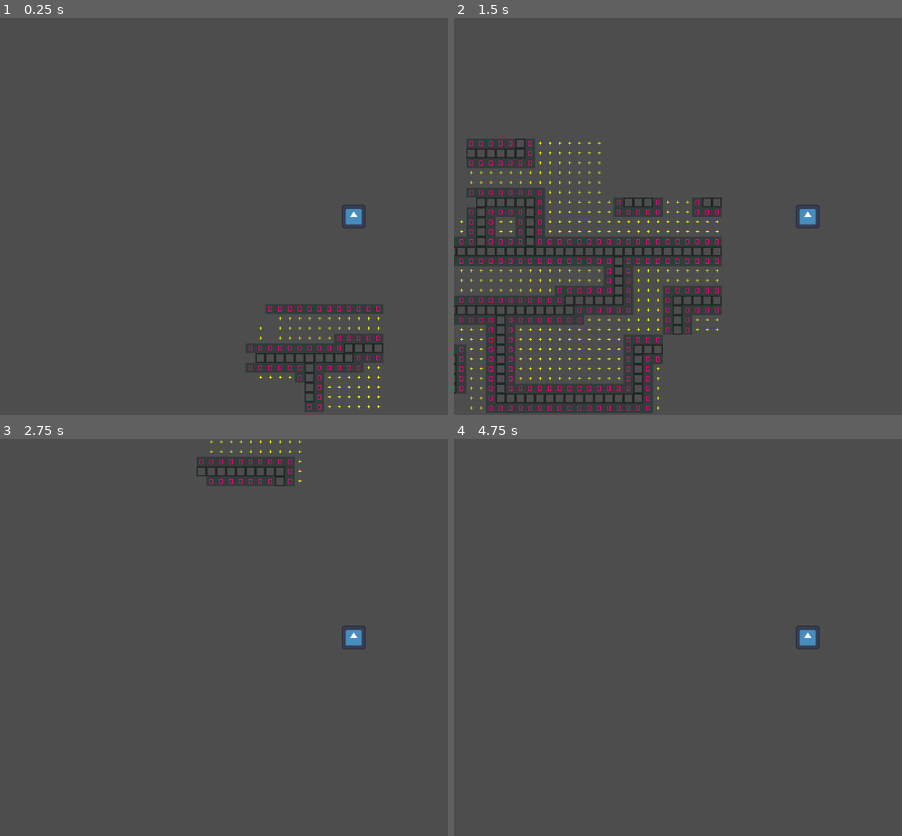
Above: before the commit, frames 1-4 (two rows, left to right).
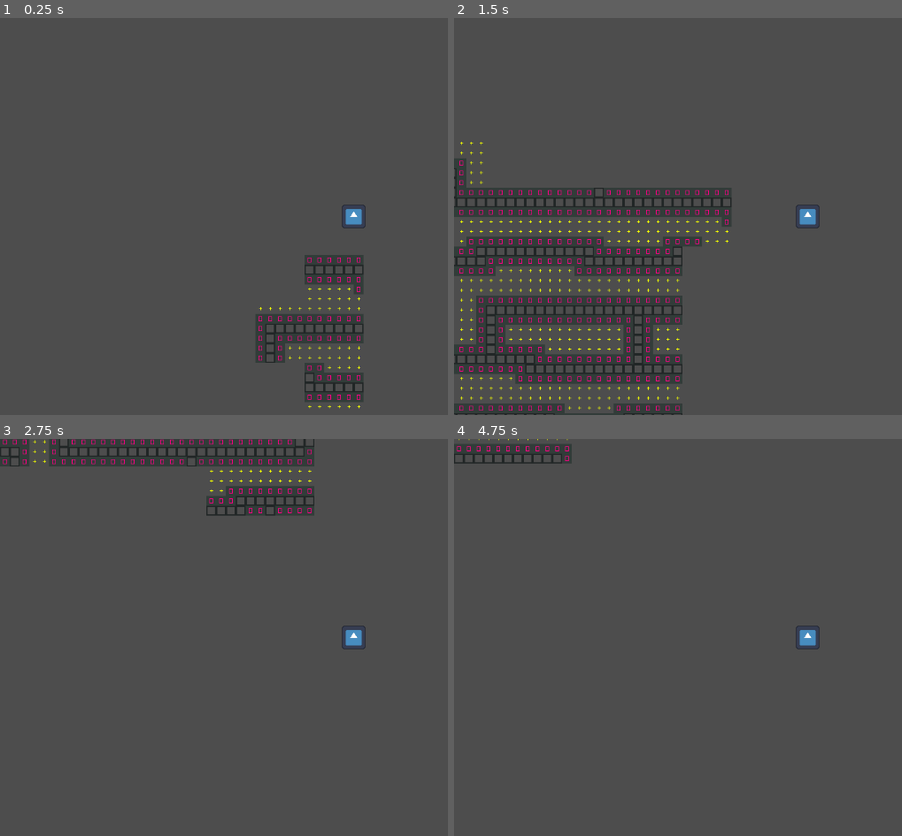
Above: after the commit, the same moments.

Repository: apia46/migration
Game: Godot game, scene res://world.tscn
Two runs of this game, one before a commit and one after it. Both use one fixed random seed, a clock stepped at 60 frames per second and the inputs below. The engine's default icon, where the game draws it, is replaced by a stand-in: a white triangle on a blue panel in a dark square.
Inputs:
- Up to frame 1 (0.25 s): no input
- Up to frame 2 (1.5 s): tap Enter (ui_accept) at 0.5, 0.77 s; hold Right (ui_right) from 0.53 s (still down)
- Up to frame 3 (2.75 s): tap Enter (ui_accept) at 1.52 s; release Right (ui_right) at 2.03 s; hold Left (ui_left) from 2.03 s (still down)
- Up to frame 4 (4.75 s): release Left (ui_left) at 2.78 s; hold Right (ui_right) 2.78-4.28 s; tap Enter (ui_accept) at 3.02, 3.5, 3.77, 4.25, 4.52 s; hold Left (ui_left) from 4.28 s (still down)

The runs differ from the first frame. In frame 1, 5.0% of the frame differs, in the area x 54-86%, y 59-100%; in frame 2, 14%, in the area x 0-62%, y 30-100%; in frame 3, 4.9%; in frame 4, 1.0%.

Commit message:
cache test

Diff:
--- a/procedural_generation/generator.gd
+++ b/procedural_generation/generator.gd
@@ -16,6 +16,7 @@
 var fails:int = 0
 var tiles_changed:Array[bool]
 var tiles_completed:int
+var cache:PackedInt32Array # all the tiles in Rect2i(gen_rect.position+Vector2i.ONE-model.base_pattern_size, gen_rect.size-Vector2i.ONE+model.base_pattern_size)
 
 var lowest_index:int
 var lowest_position:Vector2i
@@ -23,21 +24,27 @@
 var next_tick:Result = Result.NEXT
 enum Result { NEXT, RETRY, ADVANCE }
 
-var ticks:float = 10
+var ticks:int = 10
 
 var setupped:bool = false
+
+const EXPAND_MAX:int = 3
 
 func _process(delta: float) -> void:
 	print(delta," ", ticks)
-	setupped = false
-	for i in ceil(ticks):
+	# setupped = false
+	# for i in ceil(ticks):
+	# 	tick()
+	# if delta > 0.1 and ticks > 1 and !setupped: ticks -= 0.25
+	# if delta < 0.03 and ticks < 10 and !setupped: ticks += 0.25
+	for i in ticks:
 		tick()
-	if delta > 0.1 and ticks > 1 and !setupped: ticks -= 0.25
-	if delta < 0.03 and ticks < 10 and !setupped: ticks += 0.25
 
 func set_context(_tile_map_layer:TileMapLayer, _model:ProceduralModel) -> void:
 	tile_map_layer = _tile_map_layer
 	model = _model
+	cache = []
+	cache.resize((6+(model.base_pattern_size.x+EXPAND_MAX)*2-2)*(6+(model.base_pattern_size.y+EXPAND_MAX)*2-2)*2)
 
 func tick() -> void:
 	match next_tick:
@@ -48,13 +55,14 @@
 				return
 			fails = 0
 			initial_gen_rect = next
+			build_cache(next)
 			next_tick = setup(next)
 		Result.RETRY:
 			fails += 1
 			@warning_ignore("integer_division")
-			var size_increase:int = min(3, fails/6)
+			var size_increase:int = min(EXPAND_MAX, fails/4)
 			var rect:Rect2i = Rect2i(initial_gen_rect.position-Vector2i.ONE*size_increase, initial_gen_rect.size+Vector2i.ONE*size_increase*2)
-			print(rect)
+			if rect != gen_rect: build_cache(rect)
 			next_tick = setup(rect)
 		Result.ADVANCE: next_tick = advance()
 
@@ -70,7 +78,7 @@
 
 	for y in rect.size.y:
 		for x in rect.size.x:
-			if tile_map_layer.get_cell_atlas_coords(Vector2i(x,y)+rect.position) != Vector2i(-1,-1):
+			if read_cache(Vector2i(x,y)) != Vector2i(-1,-1):
 				tile_possibilities.append([])
 				entropies.append(-1)
 				tiles_changed.append(false)
@@ -93,7 +101,8 @@
 			entropies.append(get_entropy(possibilities_set))
 			tiles_changed.append(false)
 
-	if tiles_completed > rect.size.x * rect.size.y: return Result.NEXT
+	if tiles_completed > rect.size.x * rect.size.y:
+		return Result.NEXT
 
 	lowest_index = get_lowest(entropies)
 	@warning_ignore("integer_division")
@@ -134,7 +143,7 @@
 					failed = false
 					for fx in gen_rect.size.x:
 						for fy in gen_rect.size.y:
-							tile_map_layer.set_cell(Vector2i(fx,fy)+gen_rect.position)
+							write_cache(Vector2i(fx,fy), Vector2i(-1, -1))
 					return Result.RETRY
 		pattern_index += 1
 	#print("patterns removed, %s" % [tile_possibilities])
@@ -156,7 +165,9 @@
 	entropies[lowest_index] = -1
 	tiles_completed += 1
 
-	if tiles_completed == gen_rect.size.x * gen_rect.size.y: return Result.NEXT
+	if tiles_completed == gen_rect.size.x * gen_rect.size.y:
+		set_cells_from_cache()
+		return Result.NEXT
 	return Result.ADVANCE
 
 func collect_possibilities(possibilities_set:Array[Dictionary]) -> Dictionary[Vector2i, float]:
@@ -172,19 +183,19 @@
 
 func matches(pattern:TileMapPattern, pos:Vector2i) -> bool:
 	for x in pattern.get_size().x: for y in pattern.get_size().y:
-		var check_cell:Vector2i = tile_map_layer.get_cell_atlas_coords(pos + Vector2i(x,y))
+		var check_cell:Vector2i = read_cache(pos + Vector2i(x,y) - gen_rect.position)
 		if check_cell == Vector2i(-1, -1): continue
 		if check_cell != pattern.get_cell_atlas_coords(Vector2i(x,y)): return false
 	return true
 
 # if adding the tile at pos made the pattern unsatisfied
 func newly_unmatches(pattern:TileMapPattern, pattern_pos:Vector2i, new_cell:Vector2i) -> bool:
-	if tile_map_layer.get_cell_atlas_coords(new_cell) == Vector2i(-1,-1):
+	if read_cache(new_cell - gen_rect.position) == Vector2i(-1,-1):
 		#print("FAIL!")
 		failed = true
 		return false
 	for x in pattern.get_size().x: for y in pattern.get_size().y:
-		var check_cell:Vector2i = tile_map_layer.get_cell_atlas_coords(pattern_pos+Vector2i(x,y))
+		var check_cell:Vector2i = read_cache(pattern_pos+Vector2i(x,y) - gen_rect.position)
 		if check_cell == Vector2i(-1, -1): continue
 		if (check_cell == pattern.get_cell_atlas_coords(Vector2i(x,y))) == (pattern_pos+Vector2i(x,y) == new_cell): return false
 	return true
@@ -199,7 +210,7 @@
 		if sliding_window <= value and value < sliding_window + possibilities[tile]:
 			#print("selected tile: " + str(tile) + " at: " + str(pos))
 			#print("tiles completed: " + str(tiles_completed))
-			tile_map_layer.set_cell(pos, 0, tile)
+			write_cache(pos - gen_rect.position, tile)
 			return
 		sliding_window += possibilities[tile]
 
@@ -225,3 +236,33 @@
 			get_lowest_index = i
 	assert(get_lowest_index != -1)
 	return get_lowest_index
+
+func build_cache(rect:Rect2i) -> void:
+	var index:int = 0
+	for y in range(rect.position.y+1-model.base_pattern_size.y, rect.end.y-1+model.base_pattern_size.y):
+		for x in range(rect.position.x+1-model.base_pattern_size.x, rect.end.x-1+model.base_pattern_size.x):
+			var tile:Vector2i = tile_map_layer.get_cell_atlas_coords(Vector2i(x,y))
+			cache[index] = tile.x
+			cache[index+1] = tile.y
+			index += 2
+
+func set_cells_from_cache() -> void:
+	for y in range(gen_rect.position.y, gen_rect.end.y):
+		for x in range(gen_rect.position.x, gen_rect.end.x):
+			var pos:Vector2i = Vector2i(x, y)
+			tile_map_layer.set_cell(pos, 0, read_cache(pos-gen_rect.position))
+
+func read_cache(pos:Vector2i) -> Vector2i:
+	var index:int = cache_index_from_position(pos)
+	return Vector2i(cache[index], cache[index+1])
+
+func write_cache(pos:Vector2i, tile:Vector2i) -> void:
+	var index:int = cache_index_from_position(pos)
+	cache[index] = tile.x
+	cache[index+1] = tile.y
+
+func cache_index_from_position(pos:Vector2i) -> int:
+	# var padding:Vector2i = Vector2i(model.base_pattern_size.x - 1, model.base_pattern_size.y - 1)
+	# pos -= gen_rect.position
+	# return 2*(pos.x+padding.x + (pos.y+padding.y)*(gen_rect.size.x+padding.x*2))
+	return 2*(pos.x+model.base_pattern_size.x-1 + (pos.y+model.base_pattern_size.y-1)*(gen_rect.size.x+model.base_pattern_size.x*2-2))
--- a/world.gd
+++ b/world.gd
@@ -20,4 +20,4 @@
 
 func chunk_at(pos:Vector2i) -> Rect2i:
 	#print(pos)
-	return Rect2i(pos*6, Vector2i.ONE*8)
+	return Rect2i(pos*5, Vector2i.ONE*6)
